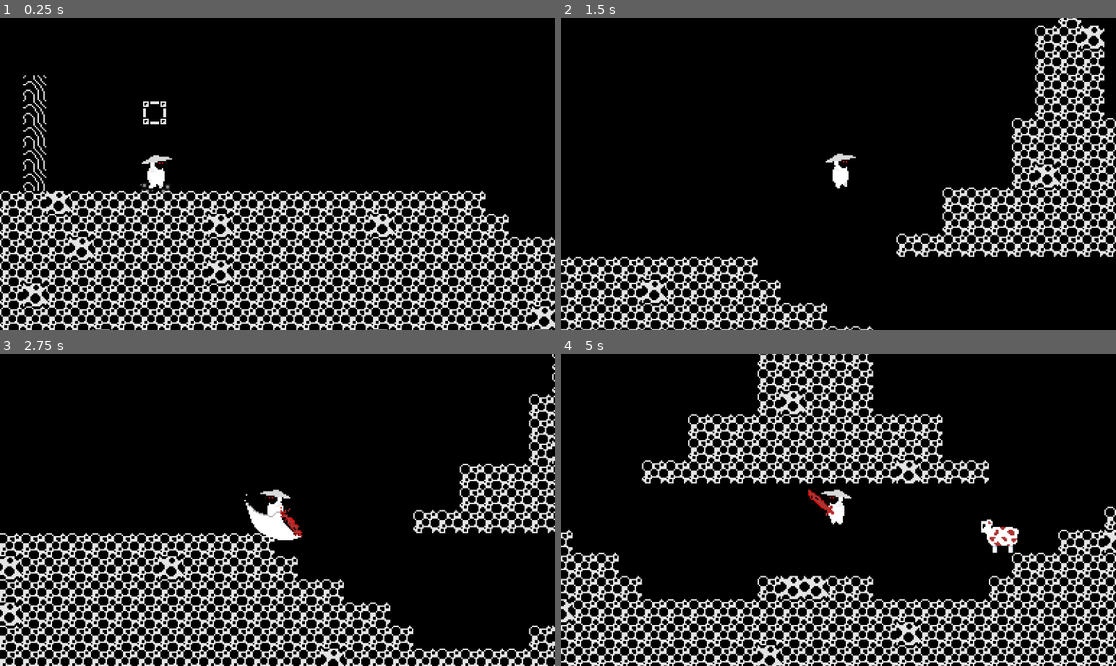
Above: before the commit, frames 1-4 (two rows, left to right).
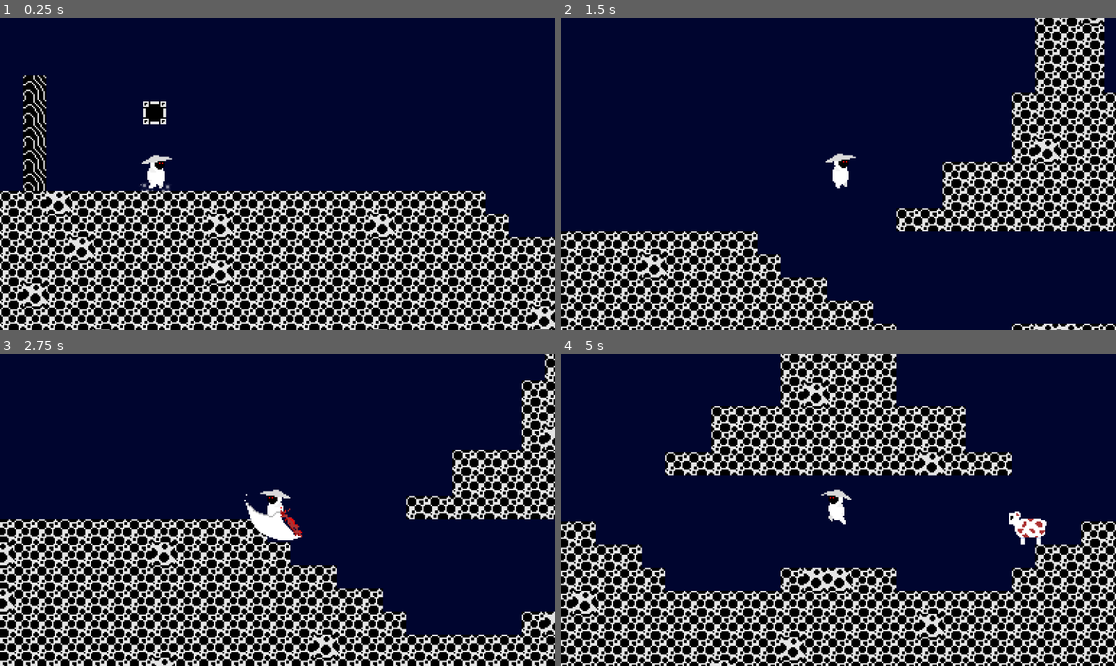
Above: after the commit, the same moments.

Repository: KirstenMayland/color2Dmetroidvania
Game: Godot game, scene res://scenes/levels/level_3.tscn
The game is run twice, just before and just after one commit, with the same random seed, the same clock (stepped at 60 frames per second) and the same inputs. This scene is started directly instead of the project's main scene.
Inputs (mouse positions are in pixels of both pictures, inside the frame that each line leads up to):
- Up to frame 1 (0.25 s): no input
- Up to frame 2 (1.5 s): move the mouse to (960, 158) at 0.52 s; hold D (move_right) from 0.53 s (still down); right-click (960, 158) at 0.6 s; tap Space (jump) at 0.77, 0.8, 1.07, 1.35 s; move the mouse to (727, 189) at 1.27 s
- Up to frame 3 (2.75 s): tap Space (jump) at 1.52, 1.82, 2.3 s; right-click (166, 525) at 1.55 s; move the mouse to (333, 441) at 2.02 s; release D (move_right) at 2.03 s; hold A (move_left) from 2.03 s (still down); click (333, 441) at 2.1 s
- Up to frame 4 (5 s): move the mouse to (810, 572) at 2.77 s; release A (move_left) at 2.78 s; hold D (move_right) 2.78-4.28 s; right-click (810, 572) at 2.85 s; tap Space (jump) at 3.02, 3.32, 3.77, 3.8, 4.07, 4.35, 4.52, 4.82 s; move the mouse to (1005, 556) at 3.52 s; right-click (1005, 556) at 3.6 s; move the mouse to (672, 463) at 4.27 s; hold A (move_left) from 4.28 s (still down); right-click (672, 463) at 4.55 s

The runs differ from the first frame. In frame 1, 55% of the frame differs, in the area x 0-100%, y 0-71%; in frame 2, 85%, in the area x 0-100%, y 0-100%; in frame 3, 79%; in frame 4, 83%.

Commit message:
level changer works

Diff:
--- a/scenes/entities/player.tscn
+++ b/scenes/entities/player.tscn
@@ -1058,8 +1058,6 @@
 [node name="Player" type="CharacterBody2D"]
 collision_layer = 32768
 script = ExtResource("1_m4g60")
-SPEED = 300.0
-JUMP_VELOCITY = -400.0
 
 [node name="AnimatedSprite2D" type="AnimatedSprite2D" parent="."]
 position = Vector2(1, -2)
@@ -1091,16 +1089,13 @@
 polygon = PackedVector2Array(-5, -1, -5, 12, 6, 12, 6, -8, 2, -12, -2, -12, -5, -8)
 
 [node name="Camera2D" type="Camera2D" parent="."]
-visible = false
 zoom = Vector2(3, 3)
 limit_left = 0
 
 [node name="HealthComponent" parent="." instance=ExtResource("13_3h35b")]
-visible = false
 max_health = 100.0
 
 [node name="HurtboxComponent" parent="." node_paths=PackedStringArray("health_component", "invulnerablilty_timer") instance=ExtResource("14_jqlrc")]
-visible = false
 collision_layer = 4
 collision_mask = 4
 health_component = NodePath("../HealthComponent")
@@ -1111,7 +1106,6 @@
 shape = SubResource("RectangleShape2D_yejrp")
 
 [node name="HitboxComponent" parent="." instance=ExtResource("21_iamod")]
-visible = false
 collision_layer = 2
 collision_mask = 2
 damage_dealt = 40
--- a/scenes/levels/level_2.tscn
+++ b/scenes/levels/level_2.tscn
@@ -1280,8 +1280,8 @@
 physics_layer_0/collision_layer = 1
 sources/3 = SubResource("TileSetAtlasSource_55ljc")
 
-[sub_resource type="RectangleShape2D" id="RectangleShape2D_11bur"]
-size = Vector2(20, 50)
+[sub_resource type="RectangleShape2D" id="RectangleShape2D_oxty8"]
+size = Vector2(20, 31)
 
 [node name="level_2" type="Node2D"]
 script = ExtResource("1_dsi1c")
@@ -1295,21 +1295,21 @@
 position = Vector2(1081, 276)
 
 [node name="Player" parent="." instance=ExtResource("4_e33r1")]
-position = Vector2(1704, 24)
+position = Vector2(379, 243)
 
 [node name="EntranceMarkers" type="Node2D" parent="."]
 
 [node name="level_3" type="Marker2D" parent="EntranceMarkers"]
-position = Vector2(1121, 278)
+position = Vector2(1101, 292)
 
 [node name="SceneTrigger" type="Area2D" parent="."]
-position = Vector2(9, 346)
+position = Vector2(1126, 289)
 collision_mask = 32768
 script = ExtResource("5_puqul")
 connected_scene = "level_3"
 
 [node name="CollisionShape2D" type="CollisionShape2D" parent="SceneTrigger"]
-shape = SubResource("RectangleShape2D_11bur")
+shape = SubResource("RectangleShape2D_oxty8")
 
 [connection signal="body_entered" from="Door" to="." method="_on_door_body_entered"]
 [connection signal="body_exited" from="Door" to="." method="_on_door_body_exited"]
--- a/scenes/levels/level_3.tscn
+++ b/scenes/levels/level_3.tscn
@@ -1287,6 +1287,13 @@
 [node name="level_3" type="Node2D"]
 script = ExtResource("1_rfm8p")
 
+[node name="ColorRect" type="ColorRect" parent="."]
+offset_left = -15.0
+offset_top = -3.0
+offset_right = 1240.0
+offset_bottom = 600.0
+color = Color(0, 0.0196078, 0.184314, 1)
+
 [node name="TileMap" type="TileMap" parent="."]
 tile_set = SubResource("TileSet_he78a")
 format = 2
@@ -1314,4 +1321,4 @@
 [node name="EntranceMarkers" type="Node2D" parent="."]
 
 [node name="level_2" type="Marker2D" parent="EntranceMarkers"]
-position = Vector2(1094, 343)
+position = Vector2(49, 353)
--- a/scripts/autoload/scene_manager.gd
+++ b/scripts/autoload/scene_manager.gd
@@ -6,6 +6,7 @@
 var scene_dir_path = "res://scenes/levels/"
 
 func change_scene(from, to_scene_name: String) -> void:
+	print("changed from " + str(from.name) + " to " + str(to_scene_name))
 	last_scene_name = from.name
 
 	player = from.player
--- a/scripts/components/hitbox_component.gd
+++ b/scripts/components/hitbox_component.gd
@@ -10,7 +10,7 @@
 func _ready():
 	area_entered.connect(on_hitbox_entered)
 
-func on_hitbox_entered(other_area: HurtboxComponent):
+func on_hitbox_entered(_other_area: HurtboxComponent):
 	pass
 
 func get_damage_dealt():
--- a/scripts/components/scene_trigger_component.gd
+++ b/scripts/components/scene_trigger_component.gd
@@ -5,8 +5,5 @@
 func _ready():
 	body_entered.connect(_on_body_entered)
 
-func _on_body_entered(body):
-	print("hi")
-	if body is Player:
-		print("body entered")
-		scene_manager.change_scene(get_owner(), connected_scene)
+func _on_body_entered(body: Player):
+	scene_manager.change_scene(get_owner(), connected_scene)
--- a/scripts/entities/player.gd
+++ b/scripts/entities/player.gd
@@ -1,21 +1,15 @@
 class_name Player extends CharacterBody2D
 
 
-@export var SPEED:float = 250.0
-@export var JUMP_VELOCITY:float = -375.0 #jumps just shy of 5 blocks
-@export var hurt_animation_length:float = 0.1
+@export var hurt_animation_length: float = 0.1
 
-
-@onready var health_component: HealthComponent = $HealthComponent
-@onready var animation = $AnimationPlayer
-@onready var animation_tree = $AnimationTree
-
-
-# Get the gravity from the project settings to be synced with RigidBody nodes.
+var SPEED: float = 300.0
+var JUMP_VELOCITY: float = -375.0  # jumps just shy of 5 blocks
 var gravity = ProjectSettings.get_setting("physics/2d/default_gravity")
 
 var direction_old: float = 1
 
+# jump values
 var coyote_time = 0.13
 var coyote_time_left = 0.0
 var jump_buffer_time = 0.13
@@ -25,6 +19,9 @@
 var heal_ani: bool = false
 var hurt_ani: bool = false
 
+@onready var health_component: HealthComponent = $HealthComponent
+@onready var animation = $AnimationPlayer
+@onready var animation_tree = $AnimationTree
 
 # ----------------------------------------------------------------
 # -----------------------------ready------------------------------
@@ -33,7 +30,7 @@
 	health_component.health_change.connect(on_health_change)
 	animation_tree.active = true
 
-func on_health_change(current_health: float, heal: bool):
+func on_health_change(_current_health: float, heal: bool):
 	if heal == false:
 		hurt_ani = true
 		heal_ani = false
--- a/scripts/entities/sheep.gd
+++ b/scripts/entities/sheep.gd
@@ -36,7 +36,7 @@
 	move_and_slide()
 
 func get_direction_vector_to_player():
-	var player_node = get_parent().get_node("Player") as Node2D
+	var player_node = get_parent().get_node("Player") as Player
 	if player_node != null:
 		return (player_node.global_position - global_position).normalized()
 	return Vector2.ZERO
--- a/scripts/levels/base_scene.gd
+++ b/scripts/levels/base_scene.gd
@@ -6,9 +6,11 @@
 func _ready():
 	if scene_manager.player:
 		if player:
+			player.name = "_Player"
 			player.queue_free()
 
 		player = scene_manager.player
+		player.name = "Player"
 		add_child(player)
 
 	position_player()
@@ -18,8 +20,9 @@
 	if last_scene.is_empty():
 		last_scene = "any"
 
-	for entrance in entrance_markers.get_children():
-		var entrance_name = entrance.name.to_lower().replace('_', '').replace(' ', '')
+	if entrance_markers:
+		for entrance in entrance_markers.get_children():
+			var entrance_name = entrance.name.to_lower().replace('_', '').replace(' ', '')
 
-		if entrance is Marker2D and entrance_name == "any" or entrance_name == last_scene:
-			player.global_position = entrance.global_position
+			if entrance is Marker2D and entrance_name == "any" or entrance_name == last_scene:
+				player.global_position = entrance.global_position
Not shown, changed: text/CREATIVE.txt
Not shown, changed: text/CREDIT.txt
